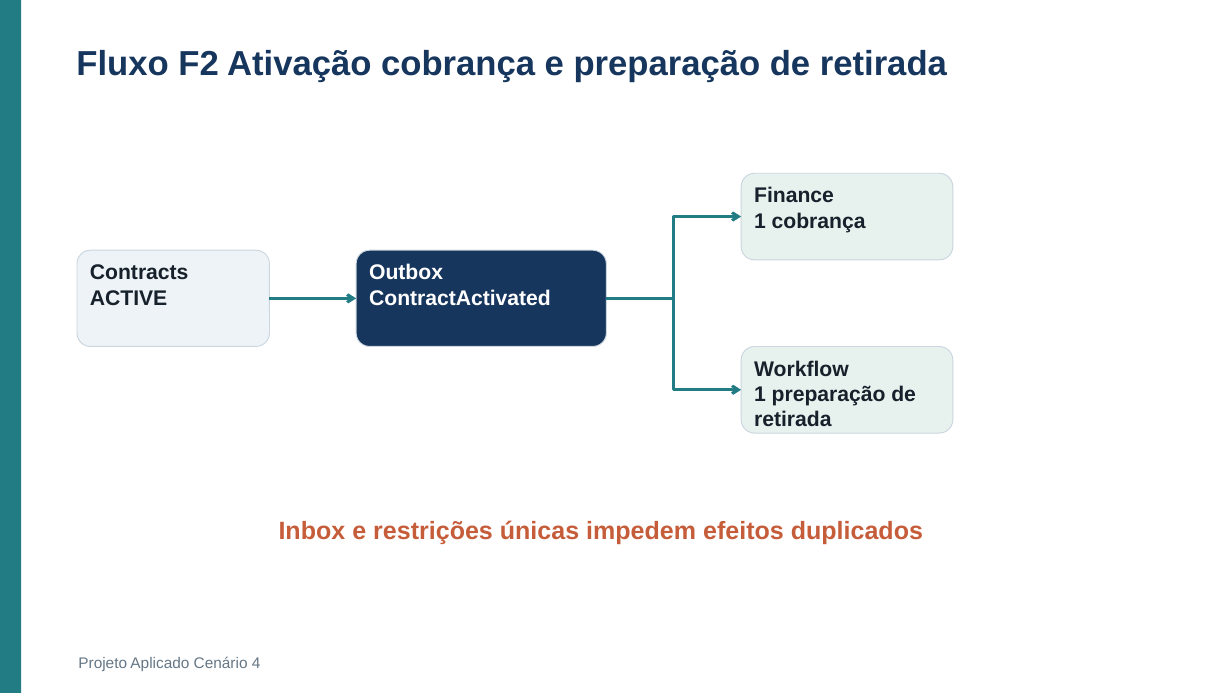
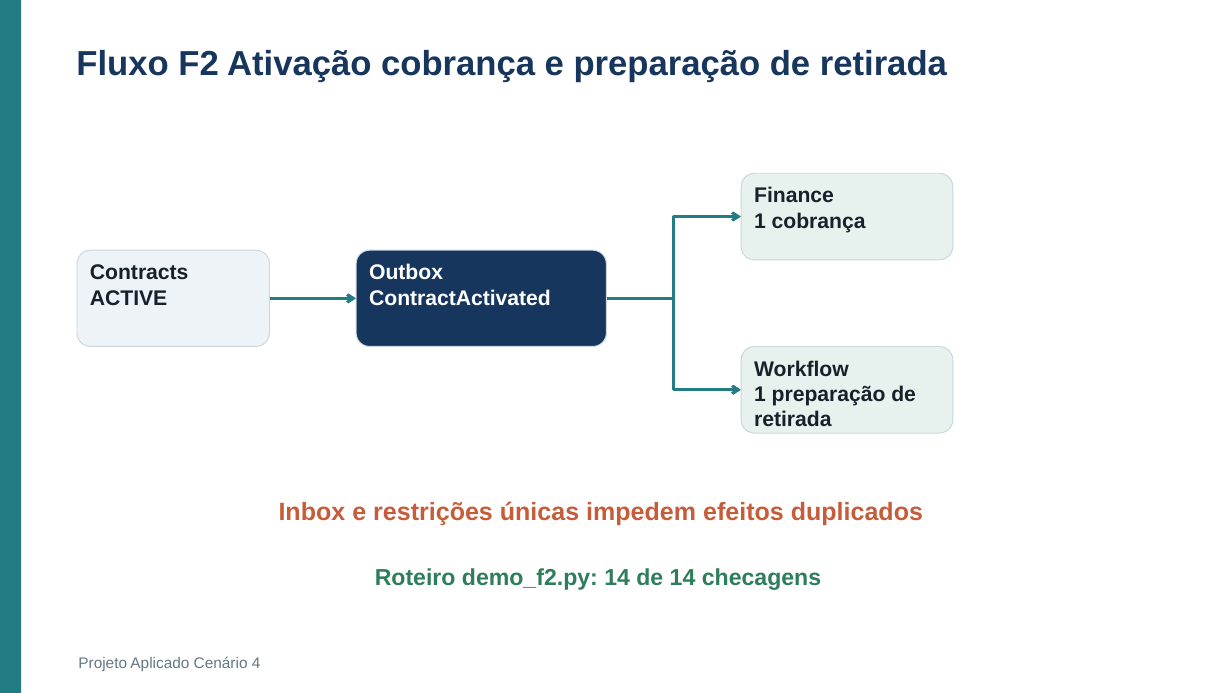
Before and after one commit to Roger-Quinelato/projetoAplicado7, a slide deck: slide 11 of output/Apresentacao_Cenario_4.pptx (slide 9 before the commit). Drawn at 1232x693 pixels with LibreOffice and Linux fonts; fonts in the diff are those of the drawing. Boxes give left, top, right and bottom in pixels: in the first picture for what was removed or moved away, otherwise in the second. Text is boxed around its words. In the diff, an @@ line names an element or a change of style, - is before the commit and + after.

```diff
--- a/output/Apresentacao_Cenario_4.pptx
+++ b/output/Apresentacao_Cenario_4.pptx
@@ text "Inbox e restrições únicas impedem ..." moved from (x1=279, y1=520, x2=923, y2=544) to (x1=279, y1=501, x2=923, y2=525) @@
@@ text added at (x1=375, y1=568, x2=821, y2=590), 18 pt, text #2E7D5B, bold @@
+Roteiro demo_f2.py: 14 de 14 checagens
```
Also in this commit, not shown: 6 other slides changed, 5 slides added, 2 slides removed, 1 other file.
